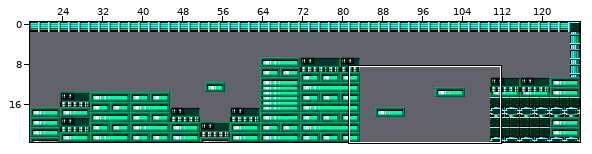
Tiled map -- tiled/tmx/testmap4.tmx. Above, an overview of the earlier version with the close-up marked.
Close-up. Earlier state:
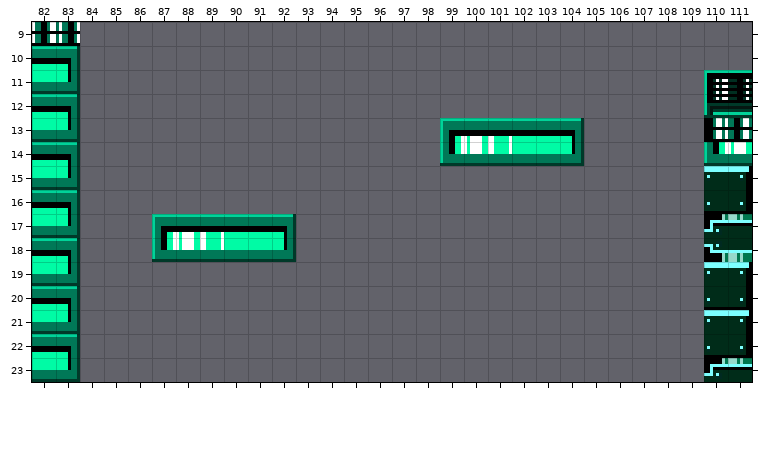
Cells are 8x8 px. Shown: x 82..111, y 9..23.
After:
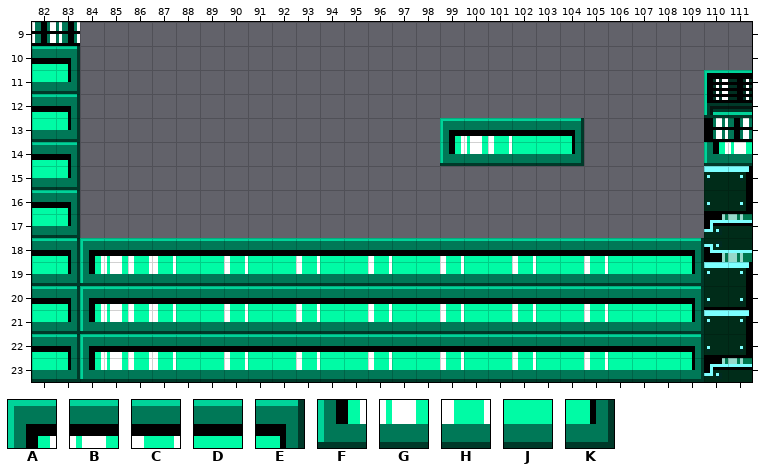
Key: from "testtiles6": A 96, B 97, C 98, D 99, E 101, F 128, G 129, H 130, J 131, K 133.
_ is an empty cell.
Diff:
Layer "Tile Layer 1":
y 17: x 87..92 ABCDDE -> ______
y 18: x 84..109 ___FGHJJK_________________ -> ABCCDDCDDCDDCDDCDDCDDCDDDE
y 19: x 84..109 __________________________ -> FGHHJJHJJHJJHJJHJJHJJHJJJK
y 20: x 84..109 __________________________ -> ABCCDDCDDCDDCDDCDDCDDCDDDE
y 21: x 84..109 __________________________ -> FGHHJJHJJHJJHJJHJJHJJHJJJK
y 22: x 84..109 __________________________ -> ABCCDDCDDCDDCDDCDDCDDCDDDE
y 23: x 84..109 __________________________ -> FGHHJJHJJHJJHJJHJJHJJHJJJK
Where, in picture pixels (left, top, right, bottom), the same in both close-ups:
changed: (80, 214, 704, 382)
